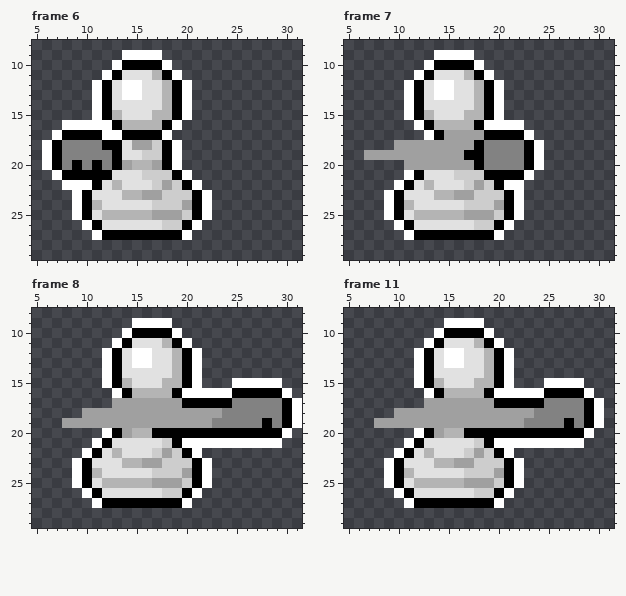
One commit to this pixel-art file: Assets/Sprites/Sprites-Animation/Pieces/Pieces Attacking/White Pawn Attacking.aseprite. The first picture shows the starting point.
32x32 pixels, 20 frames. Shown: frame 6: x 5..31, y 8..29; frame 7: x 5..31, y 8..29; frame 8: x 5..31, y 8..29; frame 11: x 5..31, y 8..29. The commit also changed other frames, which this record leaves out.
Now the later version:
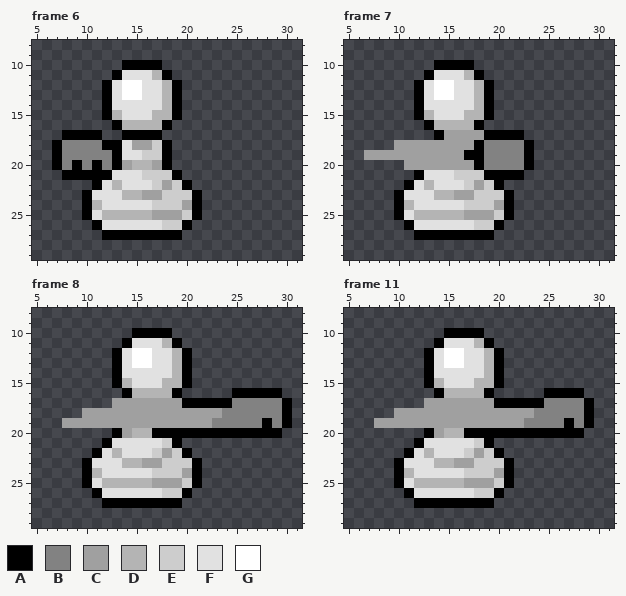
Palette (. is transparent): A #000000  B #828282  C #a0a0a0  D #b4b4b4  E #cdcdcd  F #e1e1e1  G #ffffff
From old to new:
--- frame 6
@@ x 5..31 @@
  8 ...........................
- 9 .........GGGG..............
-10 ........GAAAAG.............
-11 .......GAFFFDAG............
-12 ......GAFGGFFDAG...........
-13 ......GAFGGFFDAG...........
-14 ......GAFFFFFDAG...........
-15 ......GADFFFDDAG...........
-16 ...GGGGGADDDDAG............
-17 ..GAAAAGGAAAAG.............
-18 .GABBBBAAFCCEAG............
-19 .GABBBBBAFFEEAG............
-20 .GABABABACDDCAG............
-21 ..GAAAAAFFFEEEAG...........
-22 ...GGGAFDFFFECEAG..........
-23 ....GAFFFDDCCEEEAG.........
-24 ....GADFFFFFEEECAG.........
-25 ....GAFDDDDDCCCEAG.........
-26 .....GAFFFFFFEEAG..........
-27 ......GAAAAAAAAG...........
+ 9 ...........................
+10 .........AAAA..............
+11 ........AFFFDA.............
+12 .......AFGGFFDA............
+13 .......AFGGFFDA............
+14 .......AFFFFFDA............
+15 .......ADFFFDDA............
+16 ........ADDDDA.............
+17 ...AAAA..AAAA..............
+18 ..ABBBBAAFCCEA.............
+19 ..ABBBBBAFFEEA.............
+20 ..ABABABACDDCA.............
+21 ...AAAAAFFFEEEA............
+22 ......AFDFFFECEA...........
+23 .....AFFFDDCCEEEA..........
+24 .....ADFFFFFEEECA..........
+25 .....AFDDDDDCCCEA..........
+26 ......AFFFFFFEEA...........
+27 .......AAAAAAAA............
 28 ...........................
--- frame 7
@@ x 5..31 @@
  8 ...........................
- 9 .........GGGG..............
-10 ........GAAAAG.............
-11 .......GAFFFDAG............
-12 ......GAFGGFFDAG...........
-13 ......GAFGGFFDAG...........
-14 ......GAFFFFFDAG...........
-15 ......GADFFFDDAG...........
-16 .......GADDDDAGGGG.........
-17 ........GACCCCAAAAG........
-18 .....CCCCCCCCABBBBAG.......
-19 ..CCCCCCCCCCAABBBBAG.......
-20 ......CCCCCCCABBBBAG.......
-21 ......GAFFFEEEAAAAG........
-22 .....GAFDFFFECEAGG.........
-23 ....GAFFFDDCCEEEAG.........
-24 ....GADFFFFFEEECAG.........
-25 ....GAFDDDDDCCCEAG.........
-26 .....GAFFFFFFEEAG..........
-27 ......GAAAAAAAAG...........
+ 9 ...........................
+10 .........AAAA..............
+11 ........AFFFDA.............
+12 .......AFGGFFDA............
+13 .......AFGGFFDA............
+14 .......AFFFFFDA............
+15 .......ADFFFDDA............
+16 ........ADDDDA.............
+17 .........ACCCCAAAA.........
+18 .....CCCCCCCCABBBBA........
+19 ..CCCCCCCCCCAABBBBA........
+20 ......CCCCCCCABBBBA........
+21 .......AFFFEEEAAAA.........
+22 ......AFDFFFECEA...........
+23 .....AFFFDDCCEEEA..........
+24 .....ADFFFFFEEECA..........
+25 .....AFDDDDDCCCEA..........
+26 ......AFFFFFFEEA...........
+27 .......AAAAAAAA............
 28 ...........................
--- frame 8
@@ x 5..31 @@
  8 ...........................
- 9 ..........GGGG.............
-10 .........GAAAAG............
-11 ........GAFFFDAG...........
-12 .......GAFGGFFDAG..........
-13 .......GAFGGFFDAG..........
-14 .......GAFFFFFDAG..........
-15 .......GADFFFDDAG...GGGGG..
-16 ........GADDDDAGGGGGAAAAAG.
-17 ........CCCCCCCAAAAABBBBBAG
-18 .....CCCCCCCCCCCCCCBBBBBBAG
-19 ...CCCCCCCCCCCCCCCBBBBBABAG
-20 .......GACDDAAAAAAAAAAAAAG.
-21 ......GAFFFFFEAGGGGGGGGGG..
-22 .....GAFDFFFECEAG..........
-23 ....GAFFFDDCCEEEAG.........
-24 ....GADFFFFFEEECAG.........
-25 ....GAFDDDDDCCCEAG.........
-26 .....GAFFFFFFEEAG..........
-27 ......GAAAAAAAAG...........
+ 9 ...........................
+10 ..........AAAA.............
+11 .........AFFFDA............
+12 ........AFGGFFDA...........
+13 ........AFGGFFDA...........
+14 ........AFFFFFDA...........
+15 ........ADFFFDDA...........
+16 .........ADDDDA.....AAAAA..
+17 ........CCCCCCCAAAAABBBBBA.
+18 .....CCCCCCCCCCCCCCBBBBBBA.
+19 ...CCCCCCCCCCCCCCCBBBBBABA.
+20 ........ACDDAAAAAAAAAAAAA..
+21 .......AFFFFFEA............
+22 ......AFDFFFECEA...........
+23 .....AFFFDDCCEEEA..........
+24 .....ADFFFFFEEECA..........
+25 .....AFDDDDDCCCEA..........
+26 ......AFFFFFFEEA...........
+27 .......AAAAAAAA............
 28 ...........................
--- frame 11
@@ x 5..31 @@
  8 ...........................
- 9 ..........GGGG.............
-10 .........GAAAAG............
-11 ........GAFFFDAG...........
-12 .......GAFGGFFDAG..........
-13 .......GAFGGFFDAG..........
-14 .......GAFFFFFDAG..........
-15 .......GADFFFDDAG...GGGG...
-16 ........GADDDDAGGGGGAAAAG..
-17 ........CCCCCCCAAAAABBBBAG.
-18 .....CCCCCCCCCCCCCCBBBBBAG.
-19 ...CCCCCCCCCCCCCCCBBBBABAG.
-20 .......GACDDAAAAAAAAAAAAG..
-21 ......GAFFFFFEAGGGGGGGGG...
-22 .....GAFDFFFECEAG..........
-23 ....GAFFFDDCCEEEAG.........
-24 ....GADFFFFFEEECAG.........
-25 ....GAFDDDDDCCCEAG.........
-26 .....GAFFFFFFEEAG..........
-27 ......GAAAAAAAAG...........
+ 9 ...........................
+10 ..........AAAA.............
+11 .........AFFFDA............
+12 ........AFGGFFDA...........
+13 ........AFGGFFDA...........
+14 ........AFFFFFDA...........
+15 ........ADFFFDDA...........
+16 .........ADDDDA.....AAAA...
+17 ........CCCCCCCAAAAABBBBA..
+18 .....CCCCCCCCCCCCCCBBBBBA..
+19 ...CCCCCCCCCCCCCCCBBBBABA..
+20 ........ACDDAAAAAAAAAAAA...
+21 .......AFFFFFEA............
+22 ......AFDFFFECEA...........
+23 .....AFFFDDCCEEEA..........
+24 .....ADFFFFFEEECA..........
+25 .....AFDDDDDCCCEA..........
+26 ......AFFFFFFEEA...........
+27 .......AAAAAAAA............
 28 ...........................
